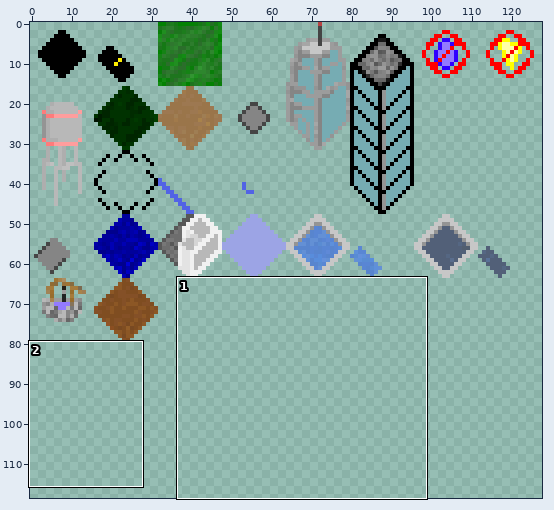
Two states of a sprite sheet, textures.png. Above, an overview of the earlier version with the close-up marked.
Close-up. Earlier state:
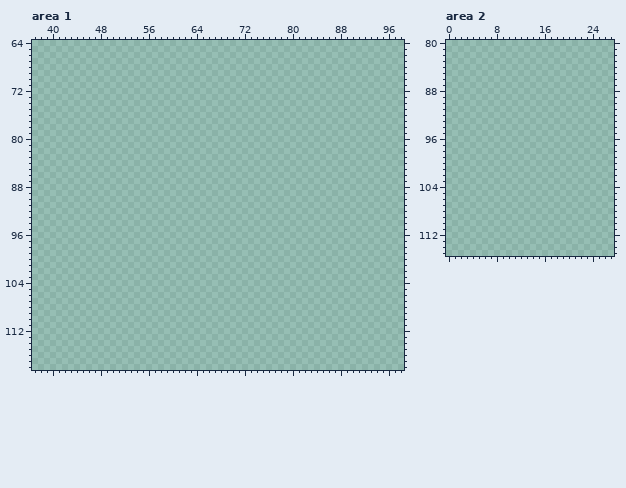
The file is 128x128 pixels. Pixels under 10% opacity are left out. Colours within 5 levels of each other are drawn and written as one. Shown: area 1: x 37..98, y 64..118; area 2: x 0..27, y 80..115. The wide view leaves out empty margins.
The same view after the edit:
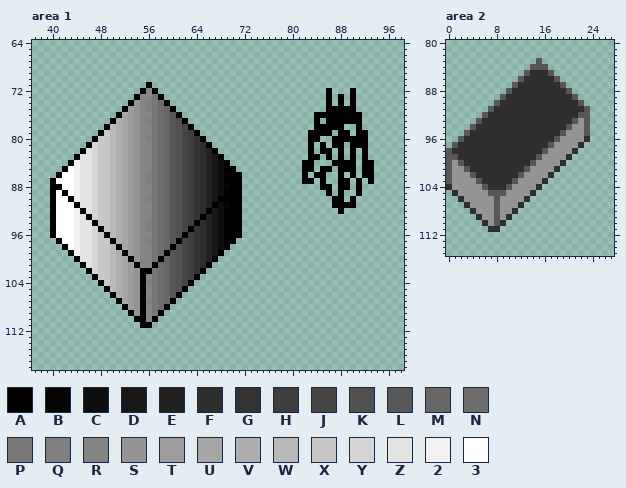
Palette (. is transparent): A #000000  B #050506  C #0e0e0f  D #181818  E #222222  F #2e2e2e  G #343434  H #3e3e3e  J #454545  K #515151  L #575757  M #676767  N #6d6d6d  P #777777  Q #7f7f7f  R #858585  S #949494  T #9c9c9c  U #a6a6a6  V #aeaeae  W #b8b8b8  X #c7c7c7  Y #d5d5d5  Z #e3e3e3  2 #f1f1f1  3 #ffffff
The commit says: Multi-tile buildings
What changed:
--- area 1
@@ x 37..98 @@
  70 ..............................................................
- 71 ..............................................................
- 72 ..............................................................
- 73 ..............................................................
- 74 ..............................................................
- 75 ..............................................................
- 76 ..............................................................
- 77 ..............................................................
- 78 ..............................................................
- 79 ..............................................................
- 80 ..............................................................
- 81 ..............................................................
- 82 ..............................................................
- 83 ..............................................................
- 84 ..............................................................
- 85 ..............................................................
- 86 ..............................................................
- 87 ..............................................................
- 88 ..............................................................
- 89 ..............................................................
- 90 ..............................................................
- 91 ..............................................................
- 92 ..............................................................
- 93 ..............................................................
- 94 ..............................................................
- 95 ..............................................................
- 96 ..............................................................
- 97 ..............................................................
- 98 ..............................................................
- 99 ..............................................................
-100 ..............................................................
-101 ..............................................................
-102 ..............................................................
-103 ..............................................................
-104 ..............................................................
-105 ..............................................................
-106 ..............................................................
-107 ..............................................................
-108 ..............................................................
-109 ..............................................................
-110 ..............................................................
-111 ..............................................................
+ 71 ...................A..........................................
+ 72 ..................ARA............................A...A........
+ 73 .................ARRPA...........................A.A.A........
+ 74 ................ASRQPNA..........................A.A.A........
+ 75 ...............ATSRQPNMA.........................AAAAA........
+ 76 ..............AUTSRRPNMLA......................AAAAAAAA.......
+ 77 .............AVUTSRQPNMLKA.....................A.AAAAAA.......
+ 78 ............AWVUTSRRPNMLKJA....................AAAAA..A.......
+ 79 ...........AXWVUTSRRPNMLKJHA..................AAAA.AA.AA......
+ 80 ..........AXXWVUTSRQPNMLKJHGA.................AA..AAAAAA......
+ 81 .........AYXXWVUTSRRPNMLKJHGFA................A.A.AA.AAA......
+ 82 ........AZYXXWVUTSRRPNMLKJHGFEA...............A.AA.A.A.A......
+ 83 .......AZZYXXWVUTSRRPNMLKJHGFEDA..............AA.A.A.A.A......
+ 84 ......A2ZZYXXWVUTSRRPNMLKJHGFEDCA............AA...AAAA.AA.....
+ 85 .....A32ZZYXXWVUTSRRPNMLKJHGFEDCAA...........AA.AA.AAA.AA.....
+ 86 ....A332ZZYXXWVUTSRQPNMLKJHGFEDCBAA..........A.AA..A.A.AA.....
+ 87 ...A3332ZZYXXWVUTSRQPNMLKJHGFEDCAAA..........AA.A..AA.A.A.....
+ 88 ...AA332ZZYXXWVUTSRRPNMLKJHGFEDCBAA.............AA.AA.A.......
+ 89 ...A3A32ZZYXXWVUTSRRPNMLKJHGFEDCAAA..............A.A..A.......
+ 90 ...A33A2ZZYXXWVUTSRQPNMLKJHGFEDAAAA...............AA.A........
+ 91 ...A333AZZYXXWVUTSRRPNMLKJHGFEACBAA...............AAAA........
+ 92 ...A3332AZYXXWVUTSRRPNMLKJHGFADCAAA................A..........
+ 93 ...A3332ZAYXXWVUTSRRPNMLKJHGAEDCAAA...........................
+ 94 ...A3332ZZAXXWVUTSRQPNMLKJHAFEDCAAA...........................
+ 95 ...A3332ZZYAXWVUTSRQPNMLKJAGFEDCAAA...........................
+ 96 ...A3332ZZYXAWVUTSRRPNMLKAHGFEDCAAA...........................
+ 97 ....A332ZZYXXAVUTSRQPNMLAJHGFEDCBA............................
+ 98 .....A32ZZYXXWAUTSRRPNMAKJHGFEDCA.............................
+ 99 ......A2ZZYXXWVATSRRPNALKJHGFEDA..............................
+100 .......AZZYXXWVUASRRPAMLKJHGFEA...............................
+101 ........AZYXXWVUTARRANMLKJHGFA................................
+102 .........AYXXWVUTSAAPNMLKJHGA.................................
+103 ..........AXXWVUTSARPNMLKJHA..................................
+104 ...........AXWVUTSAQPNMLKJA...................................
+105 ............AWVUTSARPNMLKA....................................
+106 .............AVUTSARPNMLA.....................................
+107 ..............AUTSAQPNMA......................................
+108 ...............ATSARPNA.......................................
+109 ................ASARPA........................................
+110 .................AARA.........................................
+111 ..................AA..........................................
 112 ..............................................................
--- area 2
@@ x 0..27 @@
  82 ............................
- 83 ............................
- 84 ............................
- 85 ............................
- 86 ............................
- 87 ............................
- 88 ............................
- 89 ............................
- 90 ............................
- 91 ............................
- 92 ............................
- 93 ............................
- 94 ............................
- 95 ............................
- 96 ............................
- 97 ............................
- 98 ............................
- 99 ............................
-100 ............................
-101 ............................
-102 ............................
-103 ............................
-104 ............................
-105 ............................
-106 ............................
-107 ............................
-108 ............................
-109 ............................
-110 ............................
-111 ............................
+ 83 ...............L............
+ 84 ..............LLL...........
+ 85 .............LFFFL..........
+ 86 ............LFFFFFL.........
+ 87 ...........LFFFFFFFL........
+ 88 ..........LFFFFFFFFFL.......
+ 89 .........LFFFFFFFFFFFL......
+ 90 ........LFFFFFFFFFFFFFL.....
+ 91 .......LFFFFFFFFFFFFFFFL....
+ 92 ......LFFFFFFFFFFFFFFFLL....
+ 93 .....LFFFFFFFFFFFFFFFLSL....
+ 94 ....LFFFFFFFFFFFFFFFLSSL....
+ 95 ...LFFFFFFFFFFFFFFFLSSSL....
+ 96 ..LFFFFFFFFFFFFFFFLSSSSF....
+ 97 .LFFFFFFFFFFFFFFFLSSSSF.....
+ 98 LFFFFFFFFFFFFFFFLSSSSF......
+ 99 LLFFFFFFFFFFFFFLSSSSF.......
+100 LSLFFFFFFFFFFFLSSSSF........
+101 LSSLFFFFFFFFFLSSSSF.........
+102 LSSSLFFFFFFFLSSSSF..........
+103 LSSSSLFFFFFLSSSSF...........
+104 FSSSSSLFFFLSSSSF............
+105 .FSSSSSLLLSSSSF.............
+106 ..FSSSSSLSSSSF..............
+107 ...FSSSSLSSSF...............
+108 ....FSSSLSSF................
+109 .....FSSLSF.................
+110 ......FSLF..................
+111 .......FF...................
 112 ............................
Pixel boxes of the changes (left, top, right, bottom) in both close-ups:
added: (50, 82, 242, 328)
added: (302, 88, 374, 214)
added: (446, 58, 590, 232)
